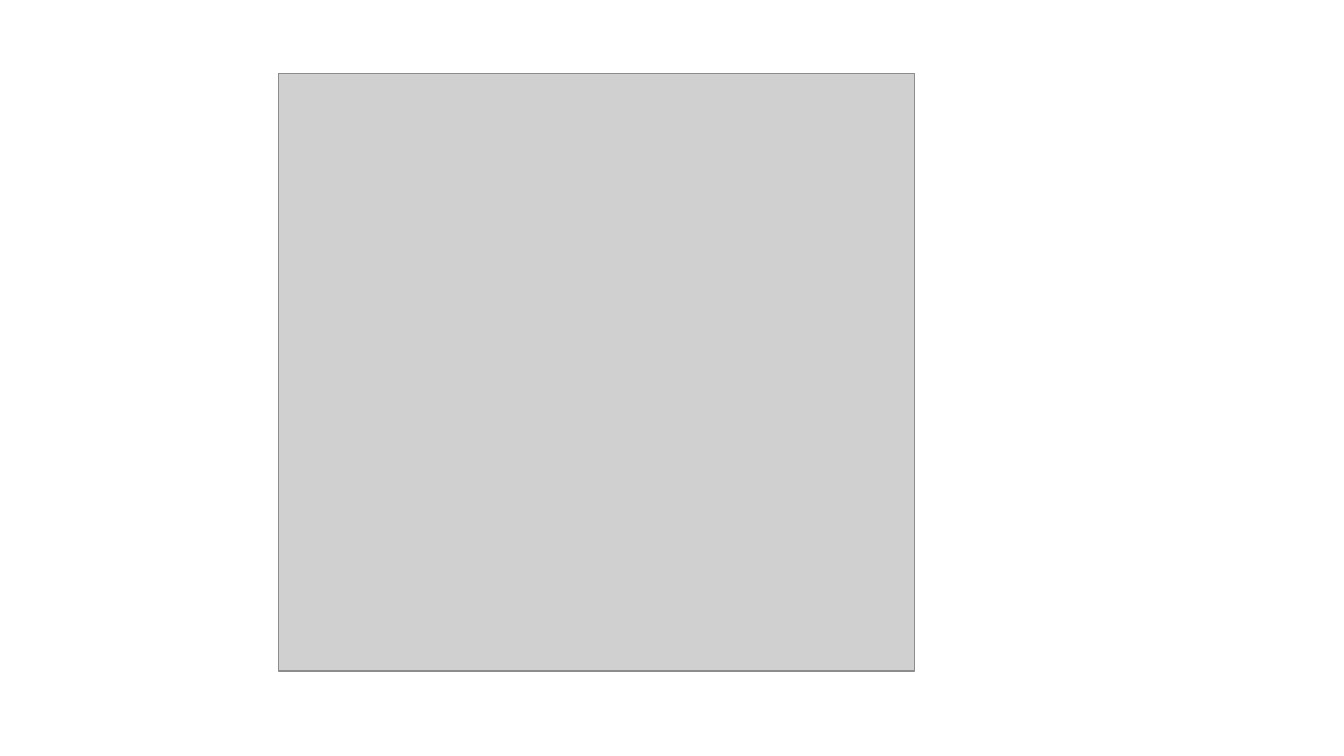
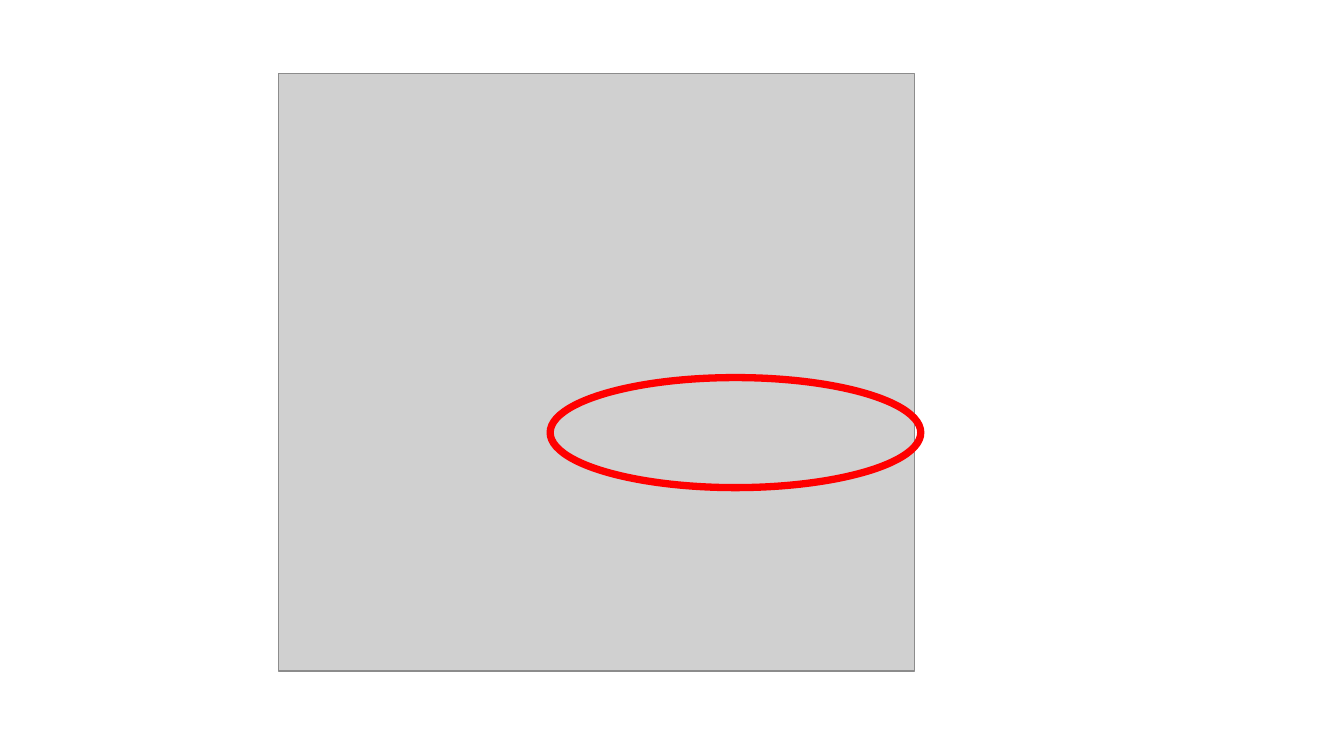
Before and after one commit to mbcladwell/ln7, a slide deck: slide 21 of ppt/lnwbootstrap.odp. Drawn at 1344x756 pixels with LibreOffice and Linux fonts; fonts in the diff are those of the drawing; grey boxes stand for pictures. Boxes give left, top, right and bottom in pixels: in the first picture for what was removed or moved away, otherwise in the second. Text is boxed around its words. In the diff, an @@ line names an element or a change of style, - is before the commit and + after.

```diff
--- a/ppt/lnwbootstrap.odp
+++ b/ppt/lnwbootstrap.odp
@@ ellipse added at (550,378,921,488), outline #FF0000 4.31 pt @@
```
Also in this commit, not shown: 3 other slides changed, 9 slides added, 1 slide removed, 8 other files.
